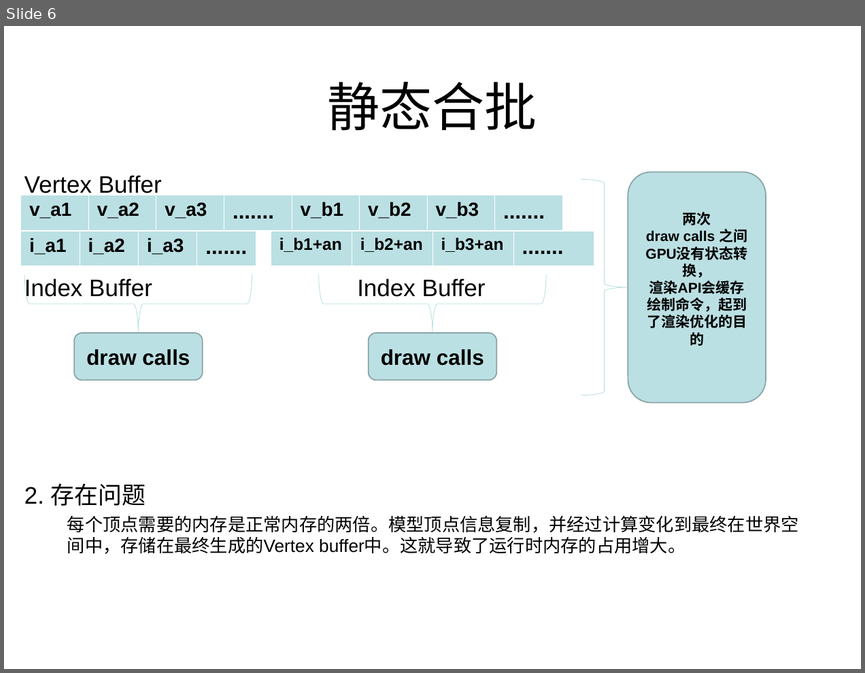
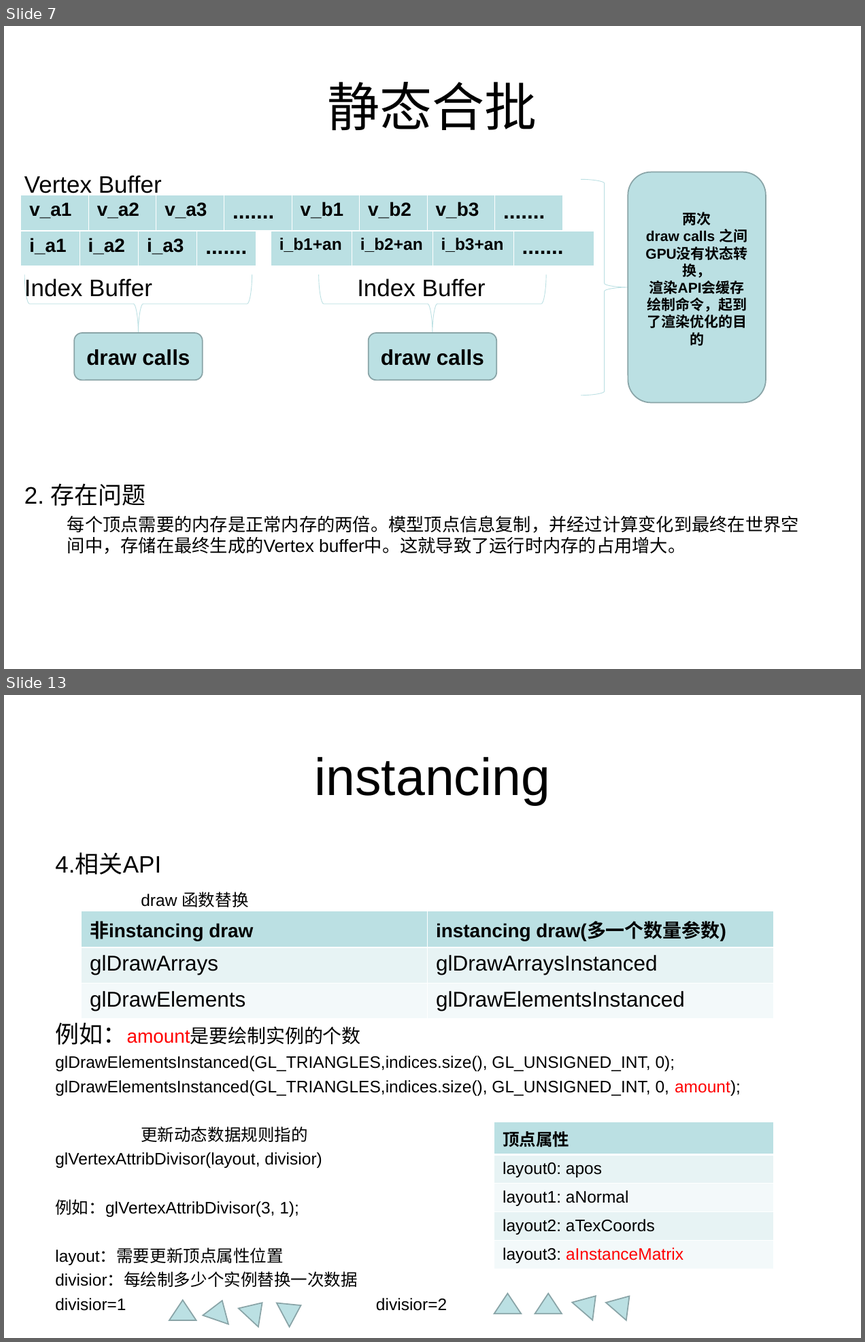
Before and after one commit to lhswei/learnopengl, a slide deck: sample/instancing/3D渲染instancing.ppt. Shown one above the other, each under a label of ours: slide 6 before the commit, slides 7 and 13 after it; the slides between them are not shown. The pictures are 865x673 and 865x1342 pixels, drawn with LibreOffice and Linux fonts; fonts in the diff are those of the drawing. Boxes give left, top, right and bottom in pixels: in the first picture for what was removed or moved away, otherwise in the second. Text is boxed around its words. In the diff, an @@ line names an element or a change of style, - is before the commit and + after.

```diff
--- a/sample/instancing/3D渲染instancing.ppt
+++ b/sample/instancing/3D渲染instancing.ppt
@@ slide 13 added at [4, 695, 861, 1338], background #FFFFFF @@
@@ title added at [314, 757, 550, 805], 44 pt, text #000000 @@
+instancing
@@ text added at [55, 853, 740, 1310], 14 pt, text #000000 @@
+4.相关API
+draw 函数替换
+例如：amount是要绘制实例的个数
+glDrawElementsInstanced(GL_TRIANGLES,indices.size(), GL_UNSIGNED_INT, 0);
+glDrawElementsInstanced(GL_TRIANGLES,indices.size(), GL_UNSIGNED_INT, 0, amount);
+更新动态数据规则指的
+glVertexAttribDivisor(layout, divisior)
+例如：glVertexAttribDivisor(3, 1);
+layout：需要更新顶点属性位置
+divisior：每绘制多少个实例替换一次数据
+divisior=1 divisior=2
@@ table added at [81, 911, 773, 1018], 3 rows, 2 columns @@
+非instancing draw | instancing draw(多一个数量参数)
+glDrawArrays | glDrawArraysInstanced
+glDrawElements | glDrawElementsInstanced
@@ table added at [494, 1121, 773, 1266], 5 rows, 1 columns @@
+顶点属性
+layout0: apos
+layout1: aNormal
+layout2: aTexCoords
+layout3: aInstanceMatrix
@@ triangle added at [169, 1300, 196, 1321], fill #BBE0E3, outline #89A4A7 0.99 pt @@
@@ triangle added at [203, 1296, 235, 1325], fill #BBE0E3, outline #89A4A7 0.99 pt @@
@@ triangle added at [238, 1293, 272, 1327], fill #BBE0E3, outline #89A4A7 0.99 pt @@
@@ triangle added at [277, 1293, 307, 1327], fill #BBE0E3, outline #89A4A7 0.99 pt @@
@@ triangle added at [494, 1293, 521, 1314], fill #BBE0E3, outline #89A4A7 0.99 pt @@
@@ triangle added at [534, 1293, 561, 1314], fill #BBE0E3, outline #89A4A7 0.99 pt @@
@@ triangle added at [572, 1287, 606, 1320], fill #BBE0E3, outline #89A4A7 0.99 pt @@
@@ triangle added at [605, 1287, 639, 1320], fill #BBE0E3, outline #89A4A7 0.99 pt @@
@@ what was slide 6 is now slide 7 @@
```
Also in this commit, not shown: 4 slides changed, 7 other slides added.
